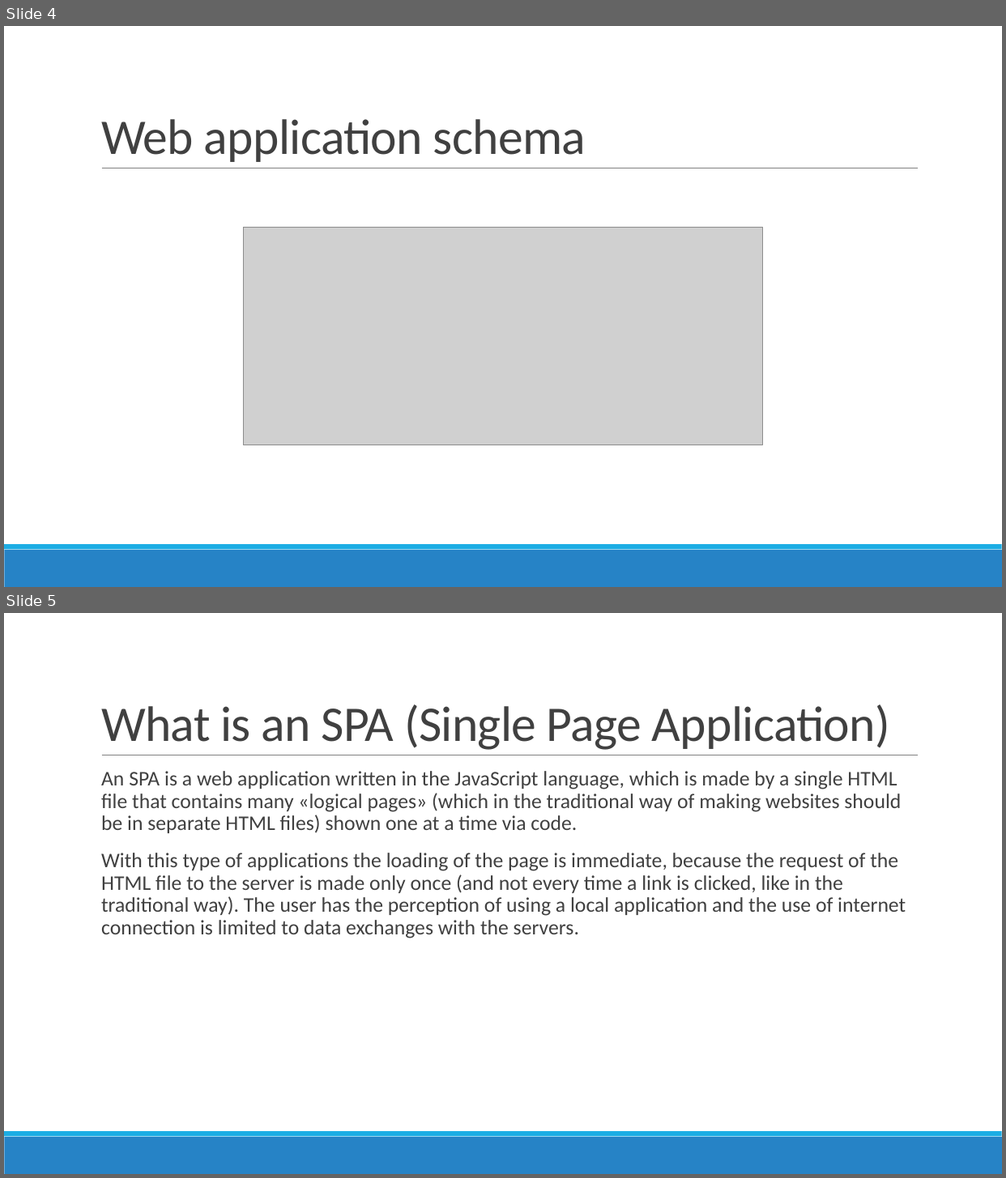
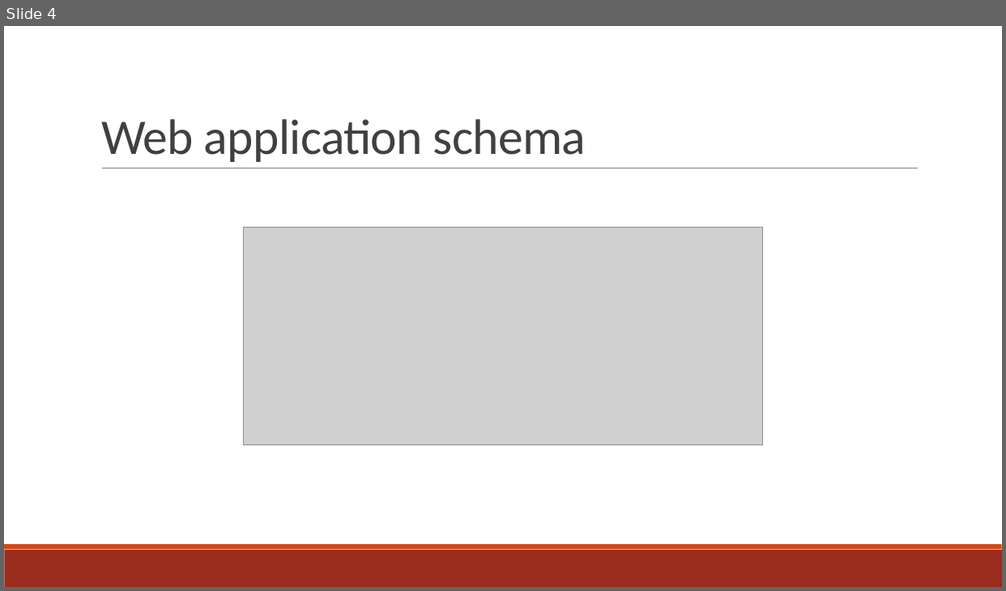
Before and after one commit to Fix-22/5C_AvvedutoCecireCinquetti_POI, a slide deck: docs/slides/Shakespeare_s Places.pptx. Shown one above the other, each under a label of ours: slides 4 and 5 before the commit, slide 4 after it. The pictures are 1006x1178 and 1006x591 pixels, drawn with LibreOffice and Linux fonts; fonts in the diff are those of the drawing; grey boxes stand for pictures. Boxes give left, top, right and bottom in pixels: in the first picture for what was removed or moved away, otherwise in the second. Text is boxed around its words. In the diff, an @@ line names an element or a change of style, - is before the commit and + after.

```diff
--- a/docs/slides/Shakespeare_s Places.pptx
+++ b/docs/slides/Shakespeare_s Places.pptx
@@ slide 5 removed at bbox=[4, 613, 1002, 1174], background #FFFFFF; not listed: 3 template elements that a slide beside it also shows @@
@@ title removed at bbox=[101, 705, 890, 750] @@
-What is an SPA (Single Page Application)
@@ text removed at bbox=[101, 771, 906, 939] @@
-  An SPA is a web application written in the JavaScript language, which is made by a single HTML file that contains many «logical pages» (which in the traditional way of making websites should be in separate HTML files) shown one at a time via code.
-  With this type of applications the loading of the page is immediate, because the request of the HTML file to the server is made only once (and not every time a link is clicked, like in the traditional way). The user has the perception of using a local application and the use of internet connection is limited to data exchanges with the servers.
@@ slide 4 changed as well @@
@@ rectangle at bbox=[4, 550, 1002, 587]: fill #2683C6 to #9B2D1F @@
@@ rectangle at bbox=[4, 544, 1002, 550]: fill #1CADE4 to #D34817 @@
```
Also in this commit, not shown: 3 other slides changed, 7 slides added, 7 other slides removed, 1 other file.
